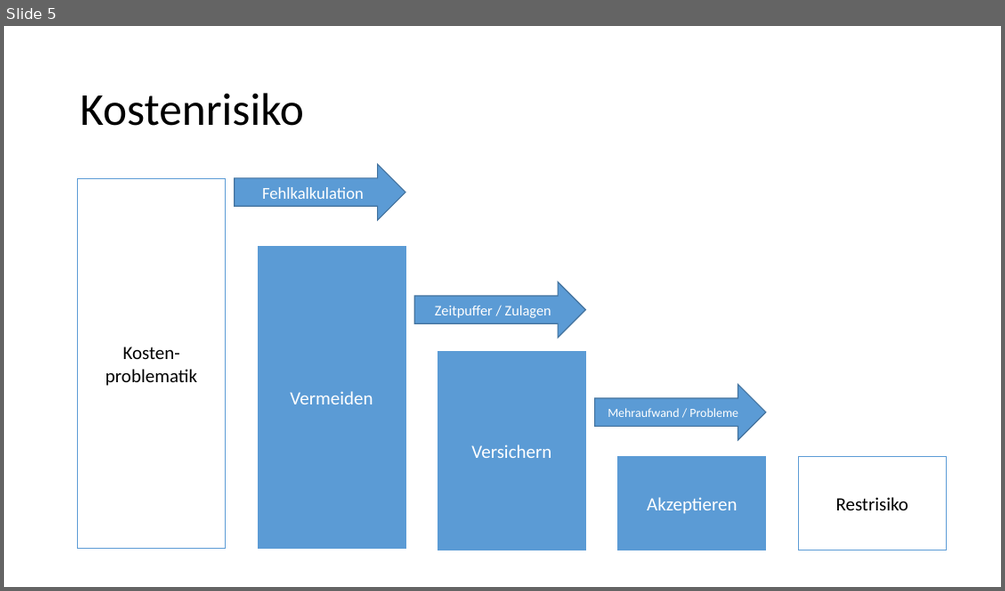
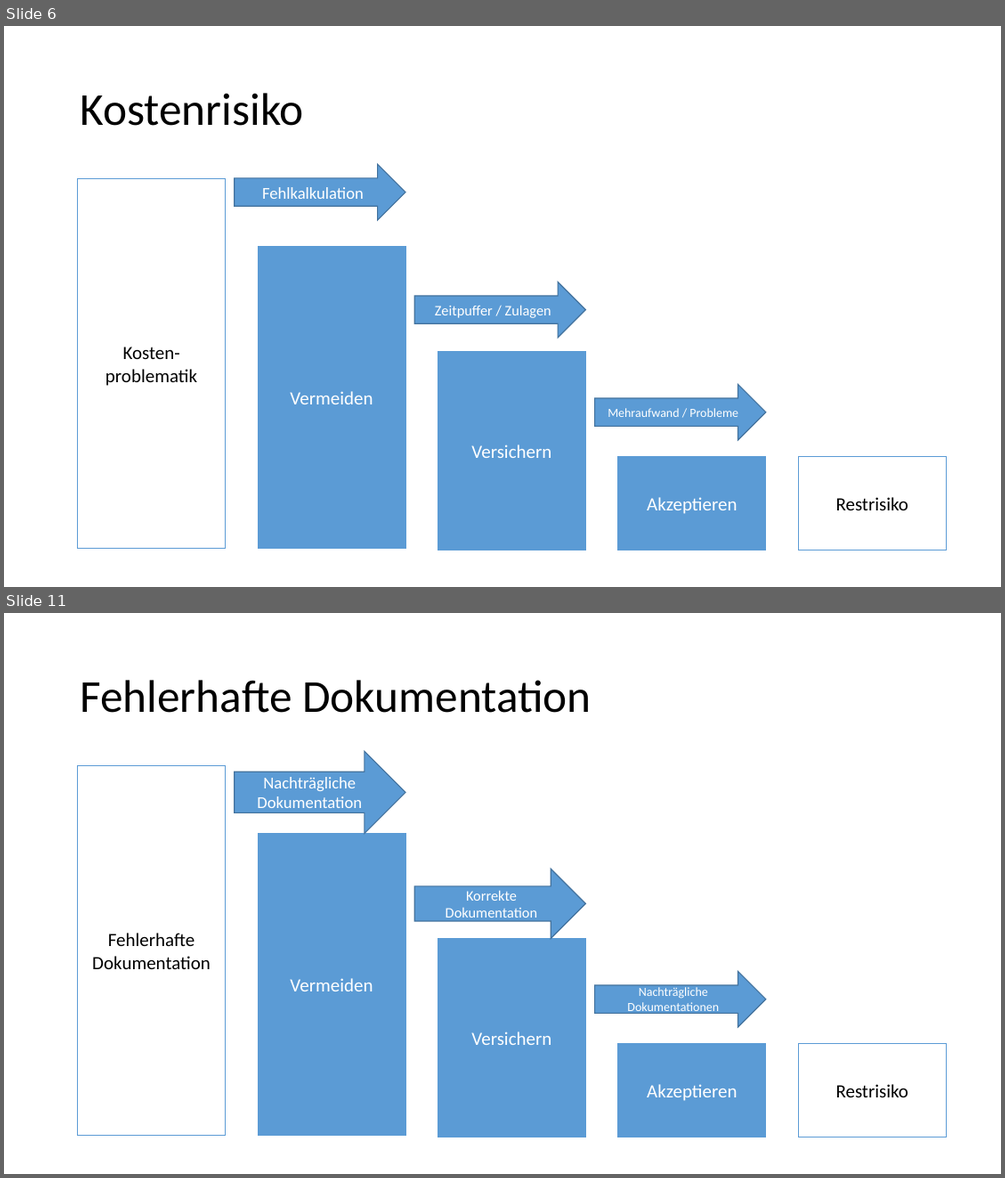
Before and after one commit to Masterarth/PM, a slide deck: documents/projectmanagement/Definition/Risikovermeidung.pptx. Shown one above the other, each under a label of ours: slide 5 before the commit, slides 6 and 11 after it; the slides between them are not shown. The pictures are 1005x591 and 1005x1178 pixels, drawn with LibreOffice and Linux fonts; fonts in the diff are those of the drawing. Boxes give left, top, right and bottom in pixels: in the first picture for what was removed or moved away, otherwise in the second. Text is boxed around its words. In the diff, an @@ line names an element or a change of style, - is before the commit and + after.

```diff
--- a/documents/projectmanagement/Definition/Risikovermeidung.pptx
+++ b/documents/projectmanagement/Definition/Risikovermeidung.pptx
@@ slide 11 added at (4, 613, 1001, 1174), background #FFFFFF @@
@@ title added at (80, 680, 591, 713), 44 pt, text #000000 @@
+Fehlerhafte Dokumentation
@@ rectangle added at (77, 765, 226, 1135), fill #FFFFFF, outline #5B9BD5 1 pt, 18 pt, text #000000 @@
+Fehlerhafte Dokumentation
@@ right arrow added at (235, 751, 405, 834), fill #5B9BD5, outline #43739E 1 pt, 16 pt, text #FFFFFF @@
+Nachträgliche Dokumentation
@@ rectangle added at (258, 834, 405, 1135), fill #5B9BD5, outline #5B9BD5 1 pt, 18 pt, text #FFFFFF @@
+Vermeiden
@@ right arrow added at (414, 868, 586, 938), fill #5B9BD5, outline #43739E 1 pt, 14 pt, text #FFFFFF @@
+Korrekte Dokumentation
@@ rectangle added at (437, 938, 586, 1136), fill #5B9BD5, outline #5B9BD5 1 pt, 18 pt, text #FFFFFF @@
+Versichern
@@ right arrow added at (595, 971, 766, 1027), fill #5B9BD5, outline #43739E 1 pt, 12 pt, text #FFFFFF @@
+Nachträgliche Dokumentationen
@@ rectangle added at (618, 1044, 766, 1137), fill #5B9BD5, outline #5B9BD5 1 pt, 18 pt, text #FFFFFF @@
+Akzeptieren
@@ rectangle added at (798, 1044, 947, 1137), fill #FFFFFF, outline #5B9BD5 1 pt, 18 pt, text #000000 @@
+Restrisiko
@@ what was slide 5 is now slide 6 @@
```
Also in this commit, not shown: 2 slides changed, 5 other slides added, 9 other files.
